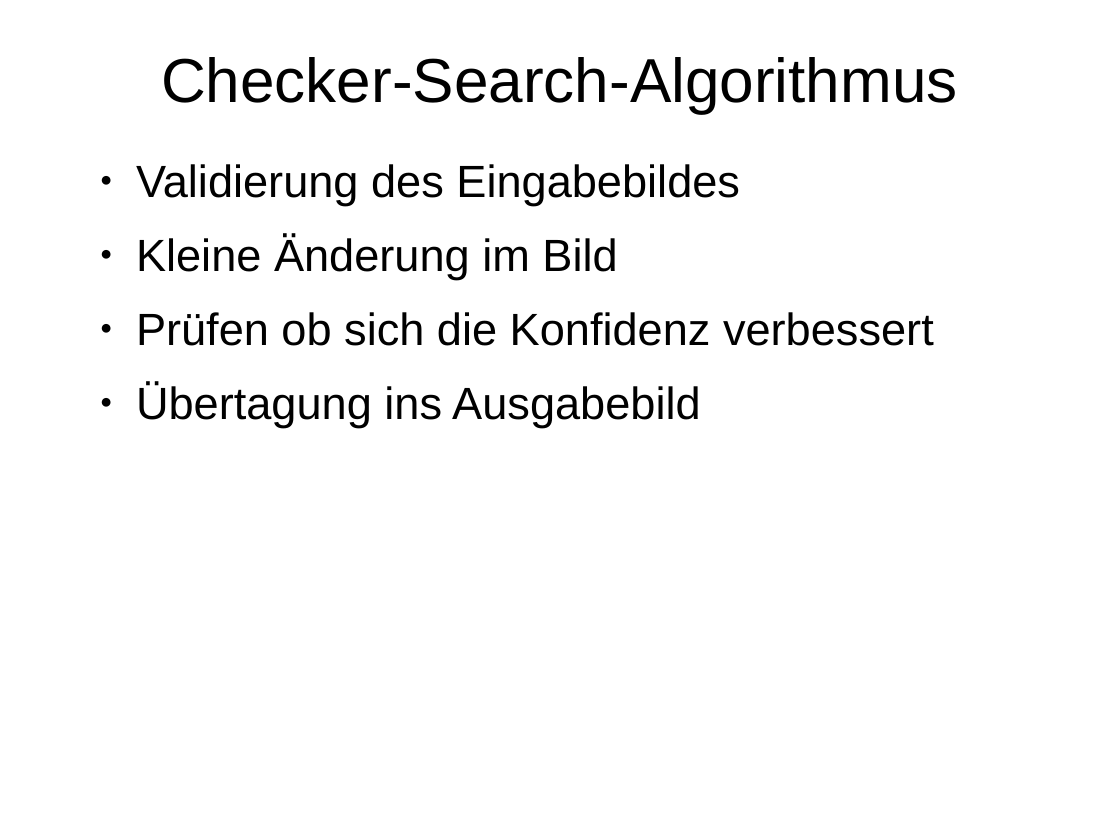
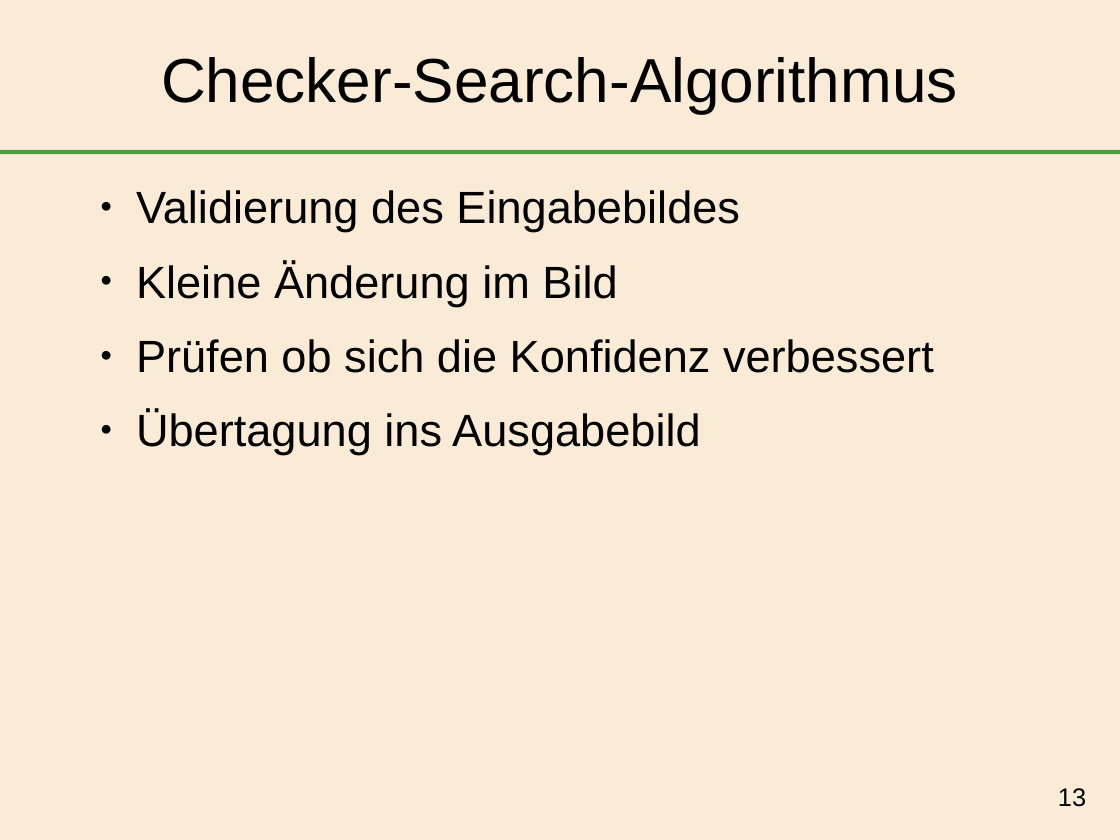
Before and after one commit to AfuroZamurai/InformatiCup_Leibniz-7, a slide deck: slide 13 of praesentation/Leibniz7_praesentation.odp. Drawn at 1120x840 pixels with LibreOffice and Linux fonts; fonts in the diff are those of the drawing. Boxes give left, top, right and bottom in pixels: in the first picture for what was removed or moved away, otherwise in the second. Text is boxed around its words. In the diff, an @@ line names an element or a change of style, - is before the commit and + after.

Commit message:
added color + page numbers in presentation

```diff
--- a/praesentation/Leibniz7_praesentation.odp
+++ b/praesentation/Leibniz7_praesentation.odp
@@ background #FFFFFF to #FAEBD7 @@
@@ line added from (0, 152) to (1120, 152), #008000 3 pt @@
@@ text "Validierung des Eingabebildes": place and size @@
-text "Validierung des Eingabebildes" at (136,164,934,428)
+text "Validierung des Eingabebildes" at (136,190,934,455)
@@ page number added at (1058,788,1086,807), 18 pt, text #000000 @@
+13
```
Also in this commit, not shown: 26 other slides changed.
